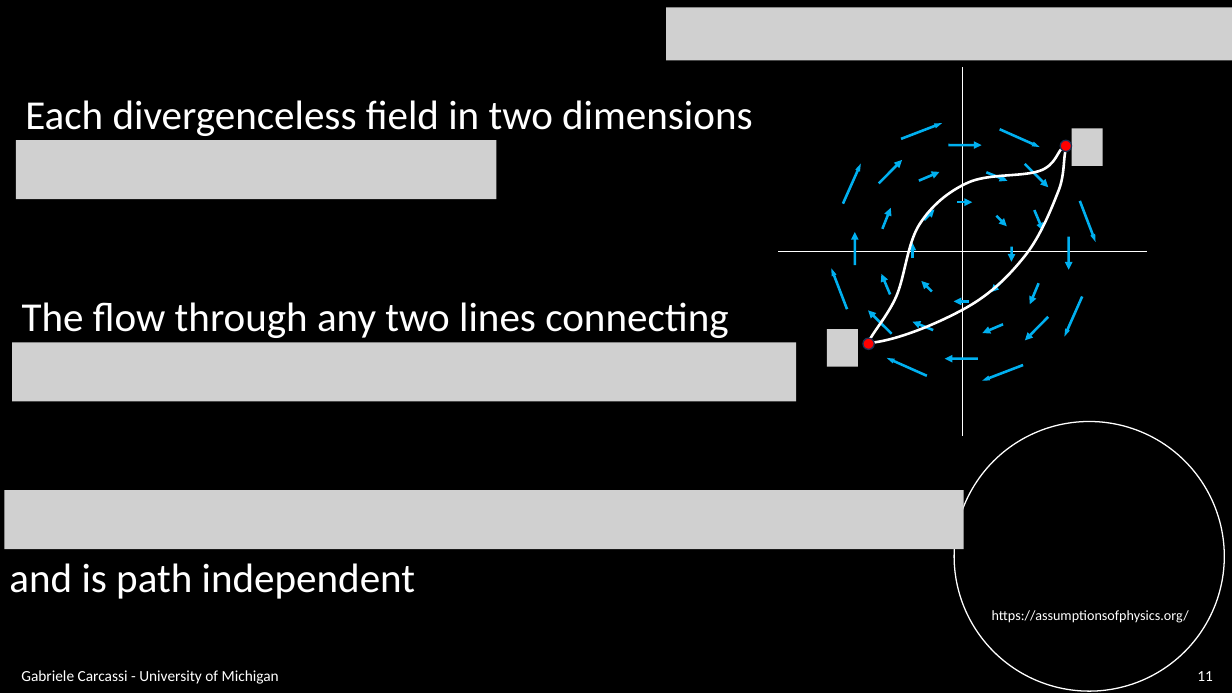
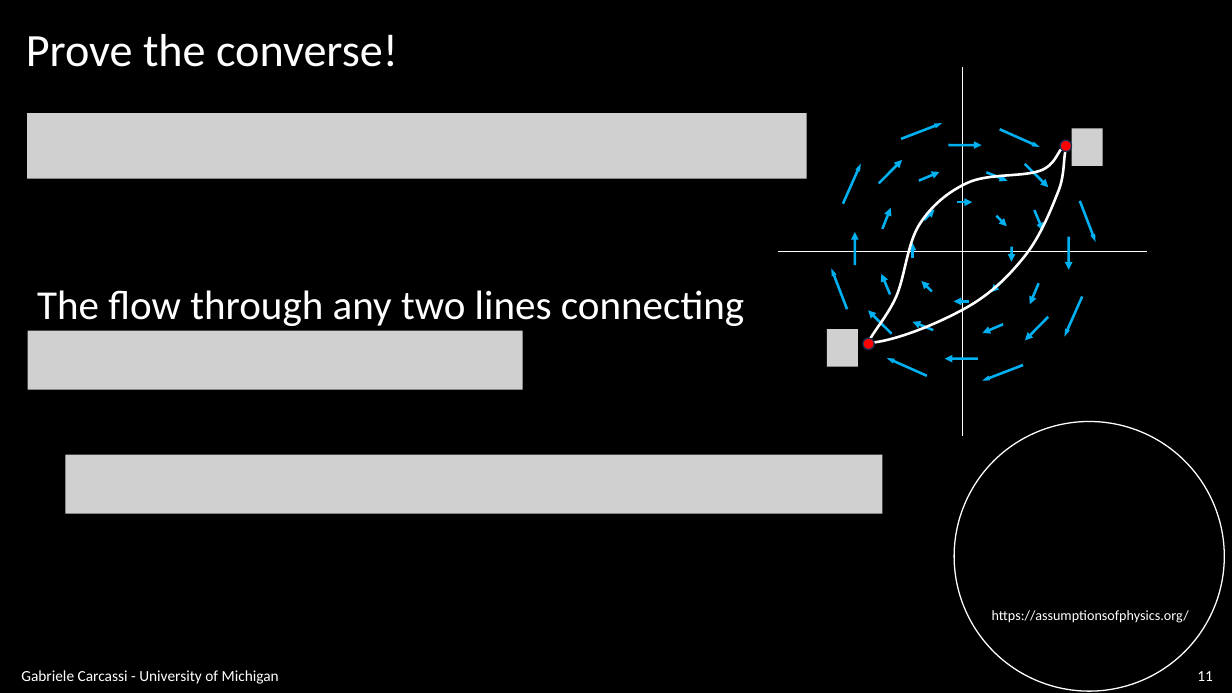
Before and after one commit to assumptionsofphysics/slides, a slide deck: slide 11 of BookCompanions-v2/RP-Class-3.pptx. Drawn at 1232x693 pixels with LibreOffice and Linux fonts; fonts in the diff are those of the drawing; grey boxes stand for pictures; background and template pictures are left out. Boxes give left, top, right and bottom in pixels: in the first picture for what was removed or moved away, otherwise in the second. Text is boxed around its words. In the diff, an @@ line names an element or a change of style, - is before the commit and + after.

```diff
--- a/BookCompanions-v2/RP-Class-3.pptx
+++ b/BookCompanions-v2/RP-Class-3.pptx
@@ picture removed at bbox=[666, 7, 1232, 60] @@
@@ text added at bbox=[26, 34, 398, 67], 36 pt, text #FFFFFF @@
+Prove the converse!
@@ text removed at bbox=[25, 100, 752, 136] @@
-Each divergenceless field in two dimensions
@@ picture added at bbox=[27, 113, 807, 178] @@
@@ picture removed at bbox=[16, 140, 496, 200] @@
@@ text "The flow through any two ...": place and size @@
-text "The flow through any two ..." at bbox=[22, 302, 728, 338]
+text "The flow through any two ..." at bbox=[37, 290, 744, 326]
@@ picture: place and size @@
-picture at bbox=[12, 343, 797, 402]
+picture at bbox=[28, 331, 523, 390]
@@ picture: place and size @@
-picture at bbox=[5, 490, 964, 549]
+picture at bbox=[66, 455, 883, 514]
@@ text removed at bbox=[9, 563, 415, 599] @@
-and is path independent
```
Also in this commit, not shown: 8 other slides changed, 3 slides added.
